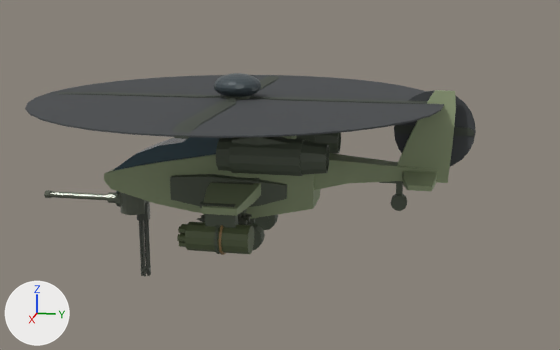
The FBX model AH64UnityProject/Assets/AH64/Source/FBX/AH64.fbx, before and after one commit.
One viewpoint serves both versions: a 50 mm lens placed at (11.12, 2.86, 3.8), pointed at (-0.05, 0.63, 1.01). Lighting does not change. The marker at lower left points along +X, +Y and +Z. The older version comes first. Where no turn or scale is listed for an object, it has been applied to the vertices.

In view in the first picture: 'Airframe', 'AirframeDark', 'Canopy', 'ChinBarrel', 'ChinGatling', 'ChinTurret', 'MainRotor', 'PodRocketL', 'RadarDome', 'RotorBlurMain', 'RotorBlurTail', 'TailRotor' and 3 more.
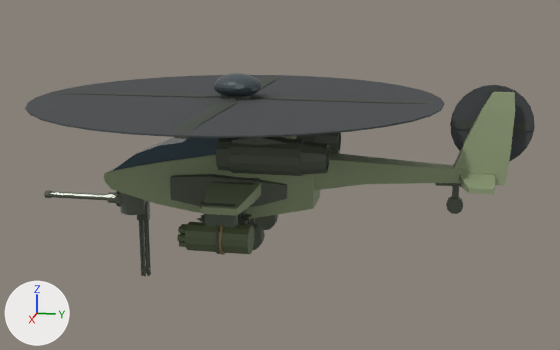
Boxes [x1, y1, x2, y2] around the edits, measured in the pictures (560 x 350 px; the box of a moved part takes in the faces that stretch with it):
```json
{"object": "Airframe", "change": "reshaped", "before": [104, 90, 456, 219], "after": [104, 92, 515, 219], "on screen": "17% wider"}
{"object": "AirframeDark", "change": "reshaped", "before": [170, 96, 407, 254], "after": [170, 96, 463, 254], "on screen": "24% wider"}
{"object": "RotorBlurTail", "change": "moved", "before": [394, 91, 476, 166], "after": [450, 85, 535, 161]}
{"object": "TailRotor", "change": "moved", "before": [395, 125, 474, 136], "after": [452, 86, 533, 131]}
{"part": 1, "of": "me_airframedark", "change": "moved or reshaped", "before": [379, 181, 403, 184], "after": [435, 183, 462, 187], "on screen": "mostly hidden"}
{"part": 2, "of": "me_airframedark", "change": "moved or reshaped", "before": [396, 184, 403, 195], "after": [452, 186, 459, 198], "on screen": "mostly hidden"}
{"part": 3, "of": "me_airframedark", "change": "moved or reshaped", "before": [391, 194, 407, 211], "after": [446, 196, 463, 214]}
{"part": 4, "of": "me_airframe", "change": "moved or reshaped", "before": [314, 153, 438, 190], "after": [314, 152, 496, 190]}
{"part": 5, "of": "me_airframe", "change": "moved or reshaped", "before": [397, 90, 456, 183], "after": [454, 92, 515, 186]}
{"part": 6, "of": "me_airframe", "change": "moved or reshaped", "before": [402, 171, 437, 191], "after": [459, 173, 495, 194]}
```

Edits to the scene script, one JSON object a line:
```json
{"block": "me_airframe", "where": "# used by ob_airframe; location = (0.0, 0.0, 0.0)"}
{"op": "remove", "block": "me_airframe", "code": "me_airframe.from_pydata(...)  # 116 vertices, 104 faces; spans x -1.45..1.45, y -2.14..3.16, z 0.45..2.35"}
{"op": "add", "block": "me_airframe", "code": "me_airframe.from_pydata(...)  # 116 vertices, 104 faces; spans x -1.45..1.45, y -2.14..3.96, z 0.45..2.35"}
{"block": "me_airframe", "change": "me_airframe part 4: the loose piece of 16 vertices spanning x -0.26..0.26, y 1.1..2.95, z 0.86..1.36 is scaled about its middle by (1, 1.43, 1), then moved by (0.0, 0.4, 0.0)"}
{"block": "me_airframe", "change": "me_airframe part 5: the loose piece of 16 vertices spanning x -0.11..0.12, y 2.3..3.16, z 1.05..2.35 is moved by (0.0, 0.8, 0.0)"}
{"block": "me_airframe", "change": "me_airframe part 6: the loose piece of 20 vertices spanning x -0.88..0.88, y 2.45..2.95, z 1.09..1.2 is moved by (0.0, 0.8, 0.0)"}
{"block": "me_airframedark", "where": "# used by ob_airframedark; location = (0.0, 0.0, 0.0)"}
{"op": "remove", "block": "me_airframedark", "code": "me_airframedark.from_pydata(...)  # 796 vertices, 630 faces; spans x -1.5..1.5, y -1.84..3.05, z 0.0..2.24"}
{"op": "add", "block": "me_airframedark", "code": "me_airframedark.from_pydata(...)  # 796 vertices, 630 faces; spans x -1.5..1.5, y -1.84..3.85, z 0.0..2.24"}
{"block": "me_airframedark", "change": "me_airframedark part 1: the loose piece of 8 vertices spanning x -0.06..0.06, y 2.13..2.75, z 0.99..1.19 is moved by (0.0, 0.8, 0.0)"}
{"block": "me_airframedark", "change": "me_airframedark part 2: the loose piece of 8 vertices spanning x -0.04..0.05, y 2.38..2.47, z 0.72..1.1 is moved by (0.0, 0.8, 0.0)"}
{"block": "me_airframedark", "change": "me_airframedark part 3: the loose piece of 20 vertices spanning x -0.07..0.07, y 2.3..2.54, z 0.59..0.81 is moved by (0.0, 0.8, 0.0)"}
{"block": "me_airframedark", "change": "other edits to the shape of me_airframedark do not show in these pictures"}
{"op": "set", "path": "ob_rotorblurtail.location", "old": "(-0.17, 2.88, 1.75)", "new": "(-0.17, 3.68, 1.85)"}
{"op": "set", "path": "ob_tailrotor.location", "old": "(-0.16, 2.88, 1.75)", "new": "(-0.16, 3.68, 1.85)"}
```
